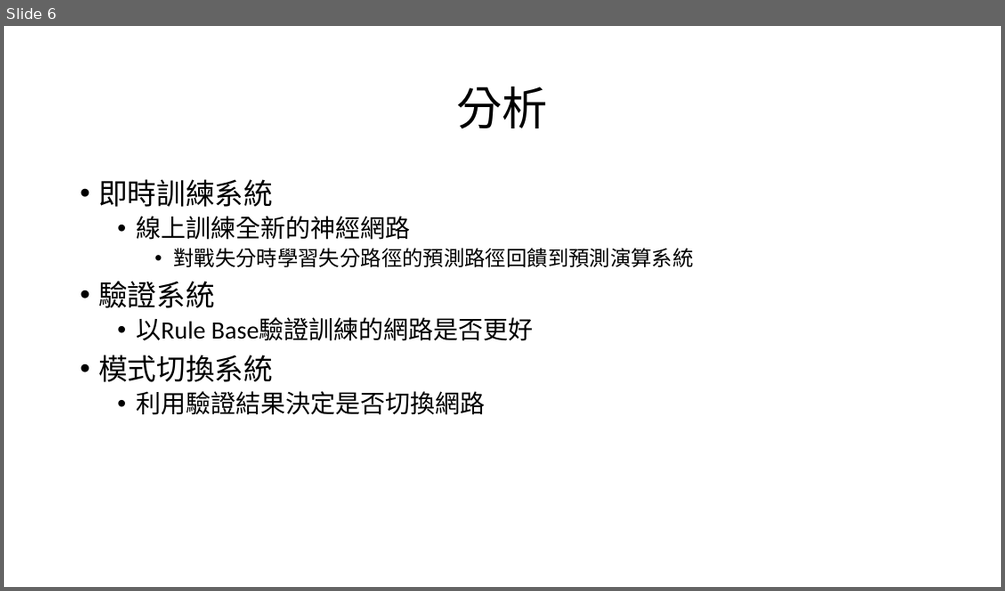
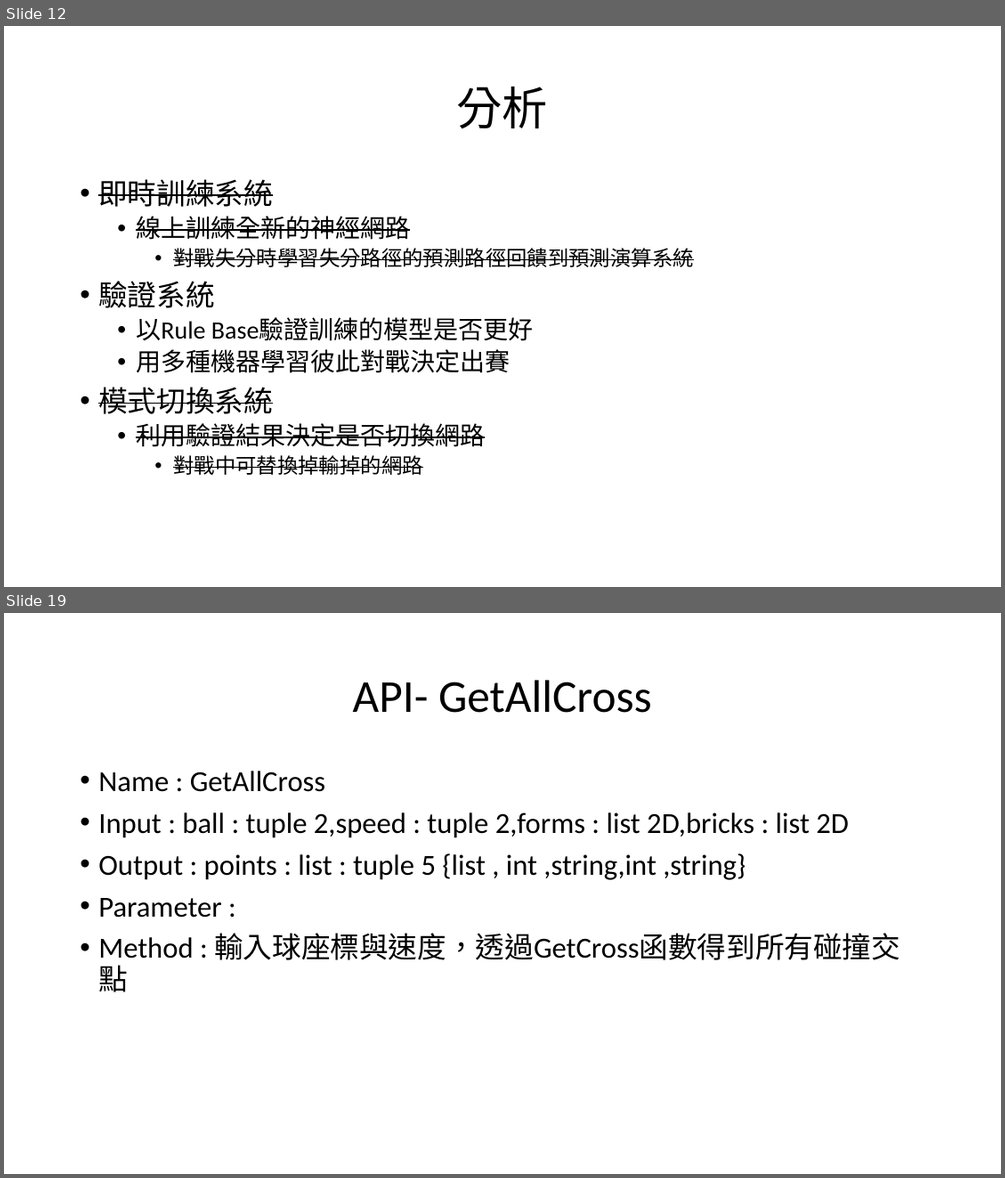
Before and after one commit to HongYu313Lin/-, a slide deck: 乒乓球規格.pptx. Shown one above the other, each under a label of ours: slide 6 before the commit, slides 12 and 19 after it; the slides between them are not shown. The pictures are 1005x591 and 1005x1178 pixels, drawn with LibreOffice and Linux fonts; fonts in the diff are those of the drawing. Boxes give left, top, right and bottom in pixels: in the first picture for what was removed or moved away, otherwise in the second. Text is boxed around its words. In the diff, an @@ line names an element or a change of style, - is before the commit and + after.

```diff
--- a/乒乓球規格.pptx
+++ b/乒乓球規格.pptx
@@ slide 19 added at (x1=4, y1=613, x2=1001, y2=1174), background #FFFFFF @@
@@ title added at (x1=353, y1=680, x2=652, y2=713), 44 pt, text #000000 @@
+API- GetAllCross
@@ text added at (x1=98, y1=771, x2=900, y2=965), 28 pt, text #000000 @@
+• Name : GetAllCross
+• Input : ball : tuple 2,speed : tuple 2,forms : list 2D,bricks : list 2D
+• Output : points : list : tuple 5 {list , int ,string,int ,string}
+• Parameter :
+• Method : 輸入球座標與速度，透過GetCross函數得到所有碰撞交點
@@ what was slide 6 is now slide 12 @@
@@ slide 12 changed as well @@
@@ text at (x1=98, y1=179, x2=693, y2=447): strikethrough on in "即時訓練系統", "線上訓練全新的神經網路", "對戰失分時學習失分路徑的預測路徑回饋到預測演算系統", "模式切換系統" and 1 more places @@
@@ text at (x1=136, y1=318, x2=534, y2=373): text changed @@
-  • 以Rule Base驗證訓練的網路是否更好
+  • 以Rule Base驗證訓練的模型是否更好
+  • 用多種機器學習彼此對戰決定出賽
@@ text at (x1=173, y1=455, x2=423, y2=475): paragraph added @@
+    • 對戰中可替換掉輸掉的網路
```
Also in this commit, not shown: 5 other slides changed, 27 other slides added, 22 other files.
